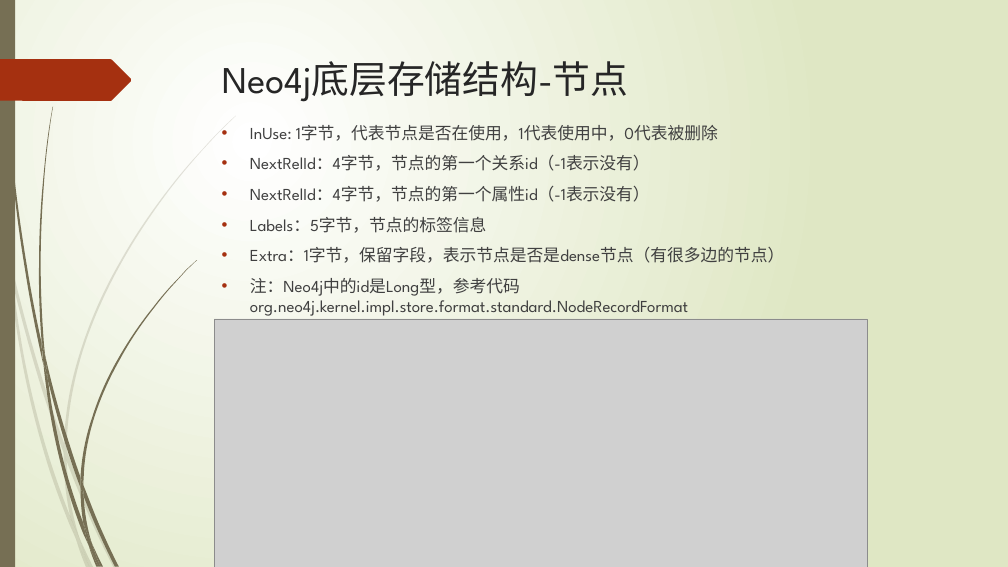
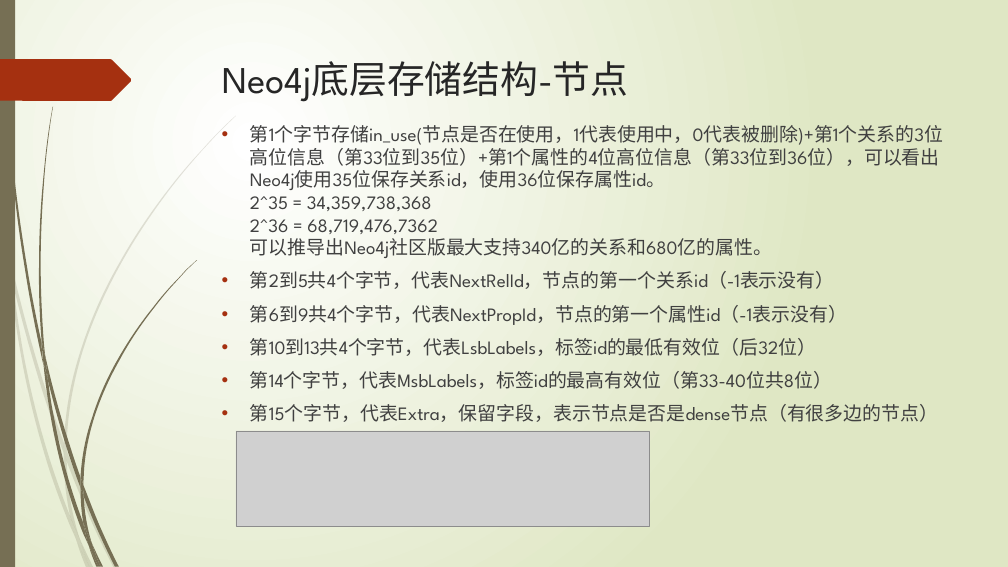
Before and after one commit to xljnc/thor, a slide deck: slide 20 of doc/Neo4j简介.pptx (slide 19 before the commit). Drawn at 1008x567 pixels with LibreOffice and Linux fonts; fonts in the diff are those of the drawing; grey boxes stand for pictures. Boxes give left, top, right and bottom in pixels: in the first picture for what was removed or moved away, otherwise in the second. Text is boxed around its words. In the diff, an @@ line names an element or a change of style, - is before the commit and + after.

```diff
--- a/doc/Neo4j简介.pptx
+++ b/doc/Neo4j简介.pptx
@@ text at box(250, 121, 943, 422): text changed; size 16 to 18 pt @@
-• InUse: 1字节，代表节点是否在使用，1代表使用中，0代表被删除
-• NextRelId：4字节，节点的第一个关系id（-1表示没有）
-• NextRelId：4字节，节点的第一个属性id（-1表示没有）
-• Labels：5字节，节点的标签信息
-• Extra：1字节，保留字段，表示节点是否是dense节点（有很多边的节点）
-• 注：Neo4j中的id是Long型，参考代码
-  org.neo4j.kernel.impl.store.format.standard.NodeRecordFormat
+• 第1个字节存储in_use(节点是否在使用，1代表使用中，0代表被删除)+第1个关系的3位高位信息（第33位到35位）+第1个属性的4位高位信息（第33位到36位），可以看出Neo4j使用35位保存关系id，使用36位保存属性id。
+  2^35 = 34,359,738,368
+  2^36 = 68,719,476,7362
+  可以推导出Neo4j社区版最大支持340亿的关系和680亿的属性。
+• 第2到5共4个字节，代表NextRelId，节点的第一个关系id（-1表示没有）
+• 第6到9共4个字节，代表NextPropId，节点的第一个属性id（-1表示没有）
+• 第10到13共4个字节，代表LsbLabels，标签id的最低有效位（后32位）
+• 第14个字节，代表MsbLabels，标签id的最高有效位（第33-40位共8位）
+• 第15个字节，代表Extra，保留字段，表示节点是否是dense节点（有很多边的节点）
@@ picture removed at box(214, 319, 867, 567) @@
@@ picture added at box(236, 431, 650, 526) @@
```
Also in this commit, not shown: 2 other slides changed, 1 slide added.
